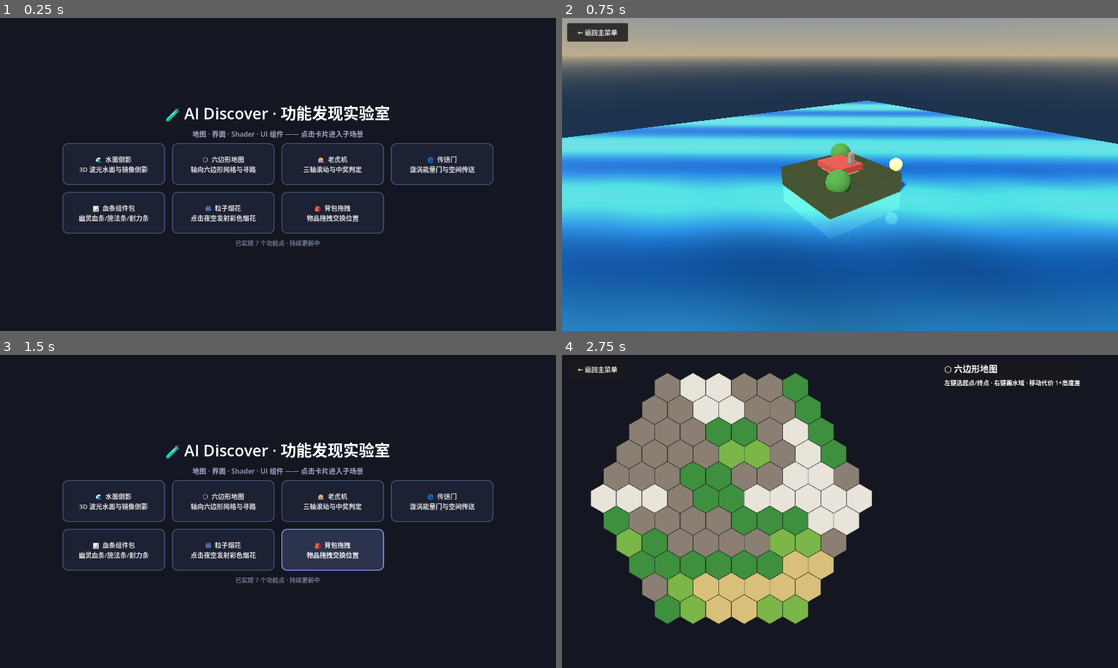
Above: before the commit, frames 1-4 (two rows, left to right).
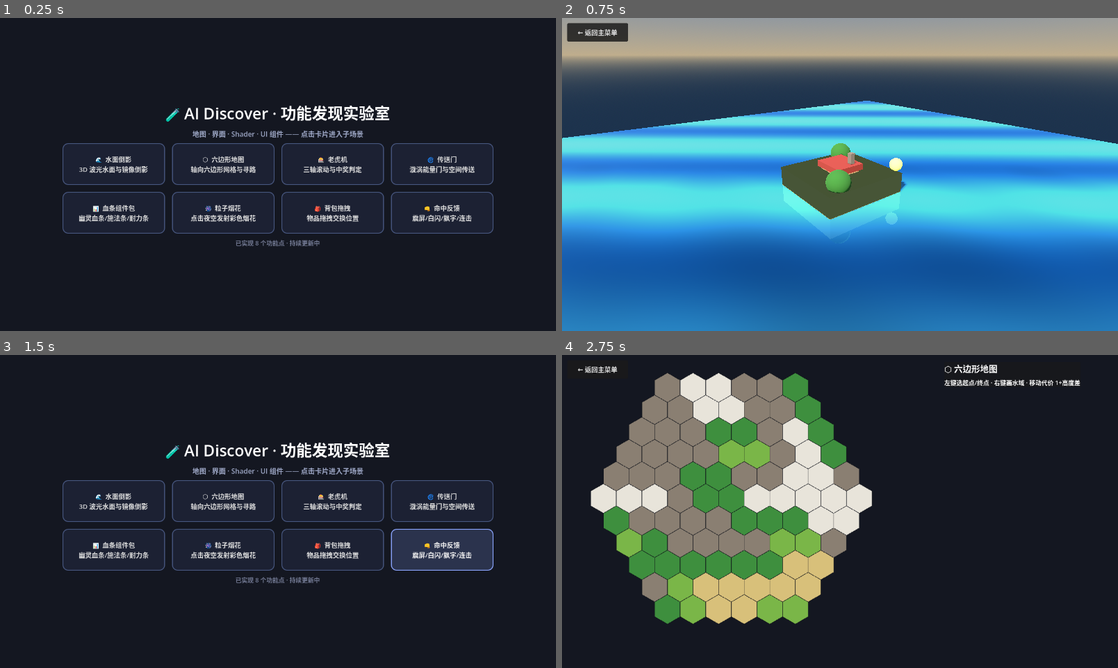
Above: after the commit, the same moments.

Repository: richardkiwilee/pyFramework
Game: Godot game, scene res://scenes/menu.tscn
The game is run twice, just before and just after one commit, with the same random seed, the same clock (stepped at 60 frames per second) and the same inputs.
Inputs:
- Up to frame 1 (0.25 s): no input
- Up to frame 2 (0.75 s): click "🌊 水面倒影 3D 波光水面与镜像倒影" at 0.5 s
- Up to frame 3 (1.5 s): click "← 返回主菜单" at 1.25 s
- Up to frame 4 (2.75 s): click "⬡ 六边形地图 轴向六边形网格与寻路" at 2 s

The runs differ from the first frame. In frame 1, 0.5% of the frame differs, in the area x 45-89%, y 55-73%; in frame 2, nothing differs; in frame 3, 4.7%; in frame 4, nothing differs.

Commit message:
ai-discover: 功能8 命中反馈——震屏/白闪/飘字/粒子/连击打击感组件
Co-Authored-By: Claude <noreply@anthropic.com>

Diff:
--- /dev/null
+++ b/ai-discover/features/hit_feedback/dummy.gd
@@ -0,0 +1,17 @@
+extends Node2D
+## 训练木桩：纯 _draw 绘制的靶子（头 + 身体 + 底座杆）
+
+func _draw() -> void:
+	# 底座杆
+	draw_rect(Rect2(-10, 70, 20, 120), Color(0.45, 0.38, 0.3))
+	# 身体（沙袋形）
+	draw_circle(Vector2(0, -10), 62, Color(0.55, 0.42, 0.26))
+	draw_rect(Rect2(-46, -60, 92, 110), Color(0.55, 0.42, 0.26))
+	# 头
+	draw_circle(Vector2(0, -92), 34, Color(0.62, 0.48, 0.30))
+	# 眼睛（被打的委屈表情）
+	draw_circle(Vector2(-12, -96), 4, Color(0.15, 0.12, 0.1))
+	draw_circle(Vector2(12, -96), 4, Color(0.15, 0.12, 0.1))
+	# 缝线细节
+	draw_line(Vector2(-46, -20), Vector2(46, -20), Color(0.4, 0.3, 0.18), 2.0)
+	draw_line(Vector2(-46, 10), Vector2(46, 10), Color(0.4, 0.3, 0.18), 2.0)
--- /dev/null
+++ b/ai-discover/features/hit_feedback/hit_feedback.gd
@@ -0,0 +1,101 @@
+extends Node2D
+## =============================================================================
+## 命中反馈 —— 点击训练木桩，体验完整的"打击感"组件链
+## =============================================================================
+## 每次命中同时触发五件事（都是可复用的打击感手法）：
+##   1. 屏幕震动：World 容器随机偏移、强度随时间衰减；
+##   2. 命中白闪：全屏白色 ColorRect 快速淡出；
+##   3. 伤害飘字：数字向上飘 + 放大弹出 + 淡出（20% 概率暴击金字）；
+##   4. 粒子火花：命中点一次性 CPUParticles2D；
+##   5. 连击计数：1.2 秒内连续命中累加，木桩受击变红。
+## =============================================================================
+
+const DUMMY_CENTER := Vector2(0, -30)
+const DUMMY_RADIUS := 120.0
+const COMBO_WINDOW := 1.2
+
+var _shake_time := 0.0
+var _shake_strength := 0.0
+var _combo := 0
+var _combo_timer := 0.0
+
+@onready var world: Node2D = $World
+@onready var dummy: Node2D = $World/Dummy
+@onready var flash: ColorRect = $CanvasLayer/Flash
+@onready var combo_label: Label = $CanvasLayer/ComboLabel
+@onready var sparks: CPUParticles2D = $World/Sparks
+
+
+func _ready() -> void:
+	sparks.emitting = false
+	combo_label.visible = false
+
+
+func _process(delta: float) -> void:
+	# 屏幕震动衰减
+	if _shake_time > 0.0:
+		_shake_time -= delta
+		var k := _shake_time / 0.3 * _shake_strength
+		world.position = Vector2(randf_range(-k, k), randf_range(-k, k))
+	else:
+		world.position = Vector2.ZERO
+	# 连击超时重置
+	if _combo > 0:
+		_combo_timer -= delta
+		if _combo_timer <= 0.0:
+			_combo = 0
+			combo_label.visible = false
+
+
+func _unhandled_input(event: InputEvent) -> void:
+	if event is InputEventMouseButton and event.pressed and event.button_index == MOUSE_BUTTON_LEFT:
+		# 鼠标是屏幕坐标，木桩中心 = World 原点 + 偏移
+		if event.position.distance_to(world.position + DUMMY_CENTER) < DUMMY_RADIUS:
+			_hit(event.position)
+			get_viewport().set_input_as_handled()
+
+
+## 一次完整命中（逻辑层，便于测试与复用）
+func _hit(at: Vector2) -> void:
+	# 1. 震动
+	_shake_time = 0.3
+	_shake_strength = 9.0
+	# 2. 白闪
+	flash.color.a = 0.28
+	var ft := create_tween()
+	ft.tween_property(flash, "color:a", 0.0, 0.14)
+	# 3. 木桩受击变红
+	dummy.modulate = Color(1.0, 0.35, 0.35)
+	var dt := create_tween()
+	dt.tween_property(dummy, "modulate", Color.WHITE, 0.25)
+	# 4. 伤害飘字
+	var dmg := 20 + randi() % 60
+	var crit := randf() < 0.2
+	if crit:
+		dmg *= 2
+	_spawn_damage_number(at, dmg, crit)
+	# 5. 粒子（屏幕坐标 → World 局部坐标）
+	sparks.position = world.to_local(at)
+	sparks.restart()
+	# 6. 连击
+	_combo += 1
+	_combo_timer = COMBO_WINDOW
+	combo_label.visible = true
+	combo_label.text = "连击 x%d" % _combo
+	combo_label.scale = Vector2(1.25, 1.25)
+	var ct := create_tween()
+	ct.tween_property(combo_label, "scale", Vector2.ONE, 0.18)
+
+
+func _spawn_damage_number(at: Vector2, dmg: int, crit: bool) -> void:
+	var l := Label.new()
+	l.text = str(dmg)
+	l.add_theme_font_size_override("font_size", 30 if not crit else 40)
+	l.add_theme_color_override("font_color", Color(1, 1, 1) if not crit else Color(1.0, 0.8, 0.2))
+	l.position = world.to_local(at) + Vector2(-14, -60)
+	world.add_child(l)
+	var tw := create_tween()
+	tw.set_parallel(true)
+	tw.tween_property(l, "position:y", l.position.y - 55.0, 0.7).set_trans(Tween.TRANS_QUAD).set_ease(Tween.EASE_OUT)
+	tw.tween_property(l, "modulate:a", 0.0, 0.7).set_delay(0.15)
+	tw.chain().tween_callback(l.queue_free)
--- /dev/null
+++ b/ai-discover/features/hit_feedback/hit_feedback.tscn
@@ -0,0 +1,58 @@
+[gd_scene load_steps=4 format=3]
+
+[ext_resource type="Script" path="res://features/hit_feedback/hit_feedback.gd" id="1_main"]
+[ext_resource type="Script" path="res://features/hit_feedback/dummy.gd" id="2_dummy"]
+[ext_resource type="PackedScene" path="res://scenes/back_button.tscn" id="3_back"]
+
+[node name="HitFeedback" type="Node2D"]
+script = ExtResource("1_main")
+
+[node name="World" type="Node2D" parent="."]
+position = Vector2(640, 300)
+
+[node name="Dummy" type="Node2D" parent="World"]
+script = ExtResource("2_dummy")
+
+[node name="Sparks" type="CPUParticles2D" parent="World"]
+amount = 14
+lifetime = 0.45
+one_shot = true
+explosiveness = 1.0
+direction = Vector2(0, -1)
+spread = 180.0
+gravity = Vector2(0, 700)
+initial_velocity_min = 160.0
+initial_velocity_max = 420.0
+scale_amount_min = 2.0
+scale_amount_max = 4.0
+color = Color(1, 0.75, 0.25, 1)
+
+[node name="CanvasLayer" type="CanvasLayer" parent="."]
+
+[node name="Flash" type="ColorRect" parent="CanvasLayer"]
+anchors_preset = 15
+anchor_right = 1.0
+anchor_bottom = 1.0
+grow_horizontal = 2
+grow_vertical = 2
+mouse_filter = 2
+color = Color(1, 1, 1, 0)
+
+[node name="ComboLabel" type="Label" parent="CanvasLayer"]
+offset_left = 540.0
+offset_top = 80.0
+offset_right = 740.0
+offset_bottom = 130.0
+theme_override_font_sizes/font_size = 34
+text = "连击 x1"
+horizontal_alignment = 1
+
+[node name="HintLabel" type="Label" parent="CanvasLayer"]
+offset_left = 16.0
+offset_top = 690.0
+offset_right = 900.0
+offset_bottom = 716.0
+theme_override_font_sizes/font_size = 15
+text = "👊 点击木桩挥拳！震屏 · 白闪 · 飘字 · 火花 · 连击"
+
+[node name="BackButton" parent="CanvasLayer" instance=ExtResource("3_back")]
--- a/ai-discover/scripts/menu.gd
+++ b/ai-discover/scripts/menu.gd
@@ -17,6 +17,7 @@
 	{"icon": "📊", "name": "血条组件包", "desc": "幽灵血条/施法条/耐力条", "scene": "res://features/ui_bars/ui_bars.tscn"},
 	{"icon": "🎆", "name": "粒子烟花", "desc": "点击夜空发射彩色烟花", "scene": "res://features/fireworks/fireworks.tscn"},
 	{"icon": "🎒", "name": "背包拖拽", "desc": "物品拖拽交换位置", "scene": "res://features/inventory/inventory.tscn"},
+	{"icon": "👊", "name": "命中反馈", "desc": "震屏/白闪/飘字/连击", "scene": "res://features/hit_feedback/hit_feedback.tscn"},
 ]
 
 @onready var grid: GridContainer = $CenterBox/VBox/Grid
